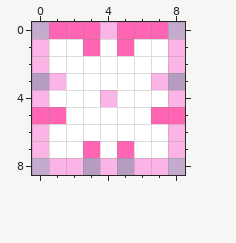
A pixel-art sprite gets an edit: Items/Weapons/Transformer/Magic.png. Above is the file before it was changed.
The file is 18x18 pixels, drawn in blocks of 2x2; one block is one cell here.
Now the later version:
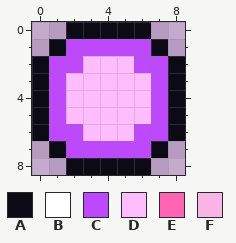
Palette (. is transparent): A #0c0a15  B #ffffff  C #bd48fe  D #ffbcfe  E #ff65b3  F #fab4e6
Diff:
@@ x 0..8 @@
-0 .EEEFEEE.
-1 FBBEBEBBF
-2 FBBBBBBBF
-3 .FBBBBBF.
-4 FBBBFBBBF
-5 EEBBBBBEE
-6 FBBBBBBBF
-7 FBBEBEBBF
-8 .FF.F.FF.
+0 ..AAAAA..
+1 .ACCCCCA.
+2 ACCDDDCCA
+3 ACDDDDDCA
+4 ACDDDDDCA
+5 ACDDDDDCA
+6 ACCDDDCCA
+7 .ACCCCCA.
+8 ..AAAAA..
